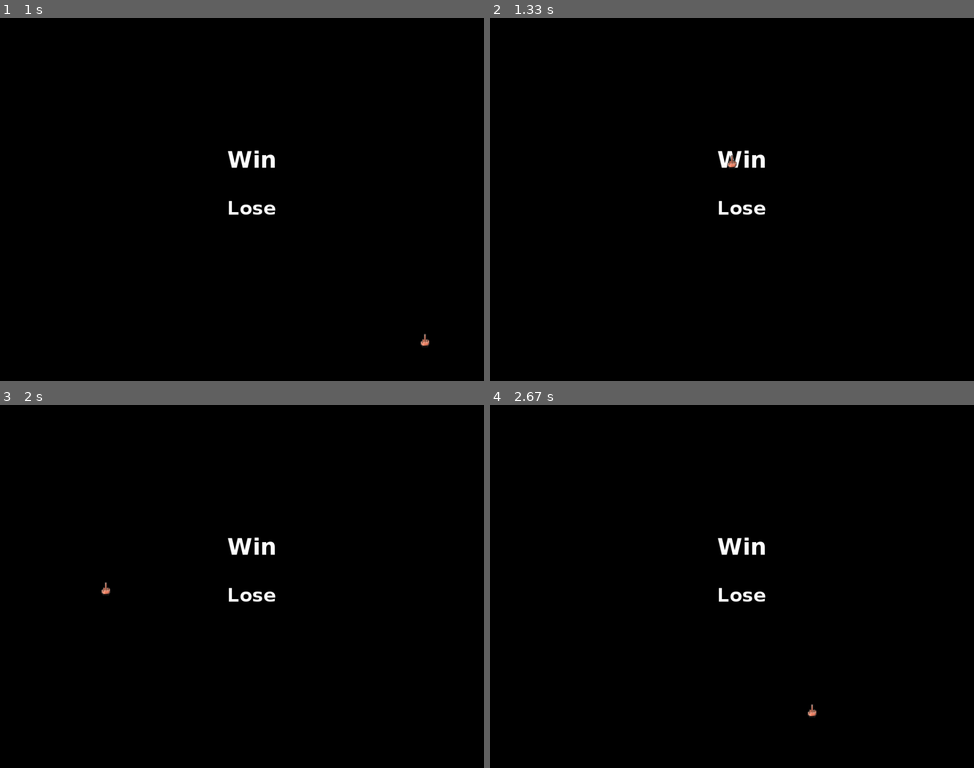
Above: before the commit, frames 1-4 (two rows, left to right).
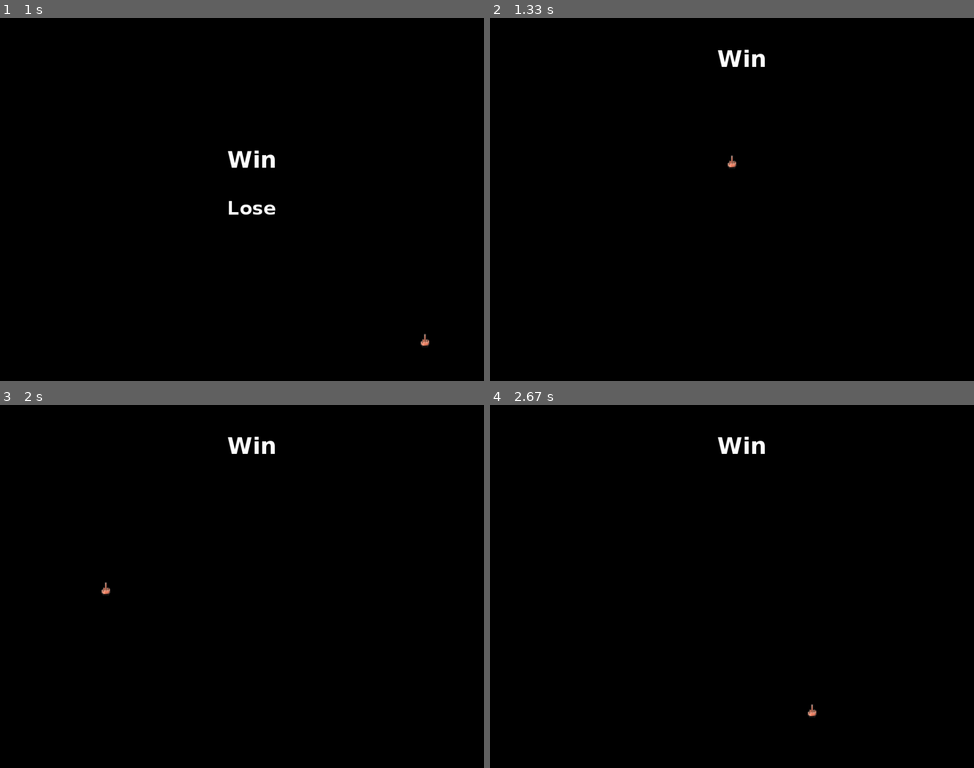
Above: after the commit, the same moments.

Repository: courtneyglosser/gamedev
Game: pygame game, started from python-book/Fill/Fill-game.py
Two runs of this game, one before a commit and one after it. Both use one fixed random seed, a clock stepped at 60 frames per second and the inputs below.
Inputs (mouse positions are in pixels of both pictures, inside the frame that each line leads up to):
- Up to frame 1 (1 s): press the mouse at (406, 68) at 0.37 s; move the mouse to (246, 181) at 0.47 s; release the mouse at (82, 293) at 0.6 s; click (425, 333) at 0.77 s
- Up to frame 2 (1.33 s): click (732, 155) at 1.12 s
- Up to frame 3 (2 s): click (106, 633) at 1.52 s; click (106, 582) at 1.98 s
- Up to frame 4 (2.67 s): move the mouse to (814, 706) at 2.3 s; click (814, 706) at 2.52 s

Frame 1 is identical in both runs. In frame 2, 0.7% of the frame differs, in the area x 47-57%, y 8-55%; in frame 3, 0.7%; in frame 4, 0.7%.

Commit message:
Cleaning up images and assets in directory structure

Diff:
--- a/python-book/Fill/Fill-game.py
+++ b/python-book/Fill/Fill-game.py
@@ -23,18 +23,22 @@
 DEBUG_OUTPUT = False
 
 # Background Assets
-background_image_filename = 'splash2.png'
+background_image_filename = 'images/splash2.png'
 
 # Mouse Assets
-mouse_image_filename = 'mouse.png'
+mouse_image_filename = 'images/mouse.png'
 
 # Welcome Screen Assets
-start_button_filename = 'start-button.png'
-exit_button_filename = 'exit-button.png'
+start_button_filename = 'images/start-button.png'
+exit_button_filename = 'images/exit-button.png'
 
 # Game Board Assets
-win_button_filename = 'win.png'
-lose_button_filename = 'lose.png'
+win_button_filename = 'images/win.png'
+lose_button_filename = 'images/lose.png'
+
+# Game Board Assets
+win_title_filename = 'images/win.png'
+lose_title_filename = 'images/lose.png'
 
 level_display = 'welcome'
 
@@ -82,7 +86,7 @@
 
 
 screen = pygame.display.set_mode((SCREEN_WIDTH, SCREEN_HEIGHT), 0, 32)
-pygame.display.set_caption("Hello, World!")
+pygame.display.set_caption("Fill Color Game")
 
 # Preload all image assets
 background = pygame.image.load(background_image_filename).convert()
@@ -91,6 +95,8 @@
 exit_button = pygame.image.load(exit_button_filename).convert_alpha()
 win_button = pygame.image.load(win_button_filename).convert_alpha()
 lose_button = pygame.image.load(lose_button_filename).convert_alpha()
+win_title = pygame.image.load(win_title_filename).convert_alpha()
+lose_title = pygame.image.load(lose_title_filename).convert_alpha()
 
 while True:
 
@@ -117,8 +123,10 @@
                     background.fill((0,0,0))
             if level_display == 'game board':
                 if clickWin(clickx, clicky):
+                    level_display = 'win'
                     print("Clicked Win")
                 if clickLose(clickx, clicky):
+                    level_display = 'lose'
                     print("Clicked Lose")
 
 
@@ -142,6 +150,16 @@
             ey = 350
             screen.blit(lose_button, (ex, ey))
 
+        if level_display == 'win':
+            sx = (SCREEN_WIDTH / 2)  - (WIN_BUTTON_WIDTH / 2)
+            sy = 50
+            screen.blit(win_title, (sx, sy))
+
+        if level_display == 'lose':
+            sx = (SCREEN_WIDTH / 2)  - (WIN_BUTTON_WIDTH / 2)
+            sy = 50
+            screen.blit(lose_title, (sx, sy))
+
 
         x, y = pygame.mouse.get_pos()
         x-= mouse_cursor.get_width() / 2 - 1
Renamed: python-book/Fill/Glass_exit_sign.jpg -> python-book/Fill/images/Glass_exit_sign.jpg
Renamed: python-book/Fill/exit-button.png -> python-book/Fill/images/exit-button.png
Renamed: python-book/Fill/exit-neon.jpg -> python-book/Fill/images/exit-neon.jpg
Renamed: Fill/pngs/left_arrow.png -> python-book/Fill/images/left_arrow.png
Renamed: python-book/Fill/lose.png -> python-book/Fill/images/lose.png
Renamed: python-book/Fill/mouse.jpg -> python-book/Fill/images/mouse.jpg
Renamed: python-book/Fill/mouse.png -> python-book/Fill/images/mouse.png
Renamed: python-book/Fill/press_start_by_iisryan.png -> python-book/Fill/images/press_start_by_iisryan.png
Renamed: python-book/Fill/splash2.png -> python-book/Fill/images/splash2.png
Renamed: python-book/Fill/start-button.png -> python-book/Fill/images/start-button.png
Renamed: python-book/Fill/win.png -> python-book/Fill/images/win.png
Not shown, added: python-book/Fill/gimp_assets/exit-neon.xcf
(and 2 more such lines)
